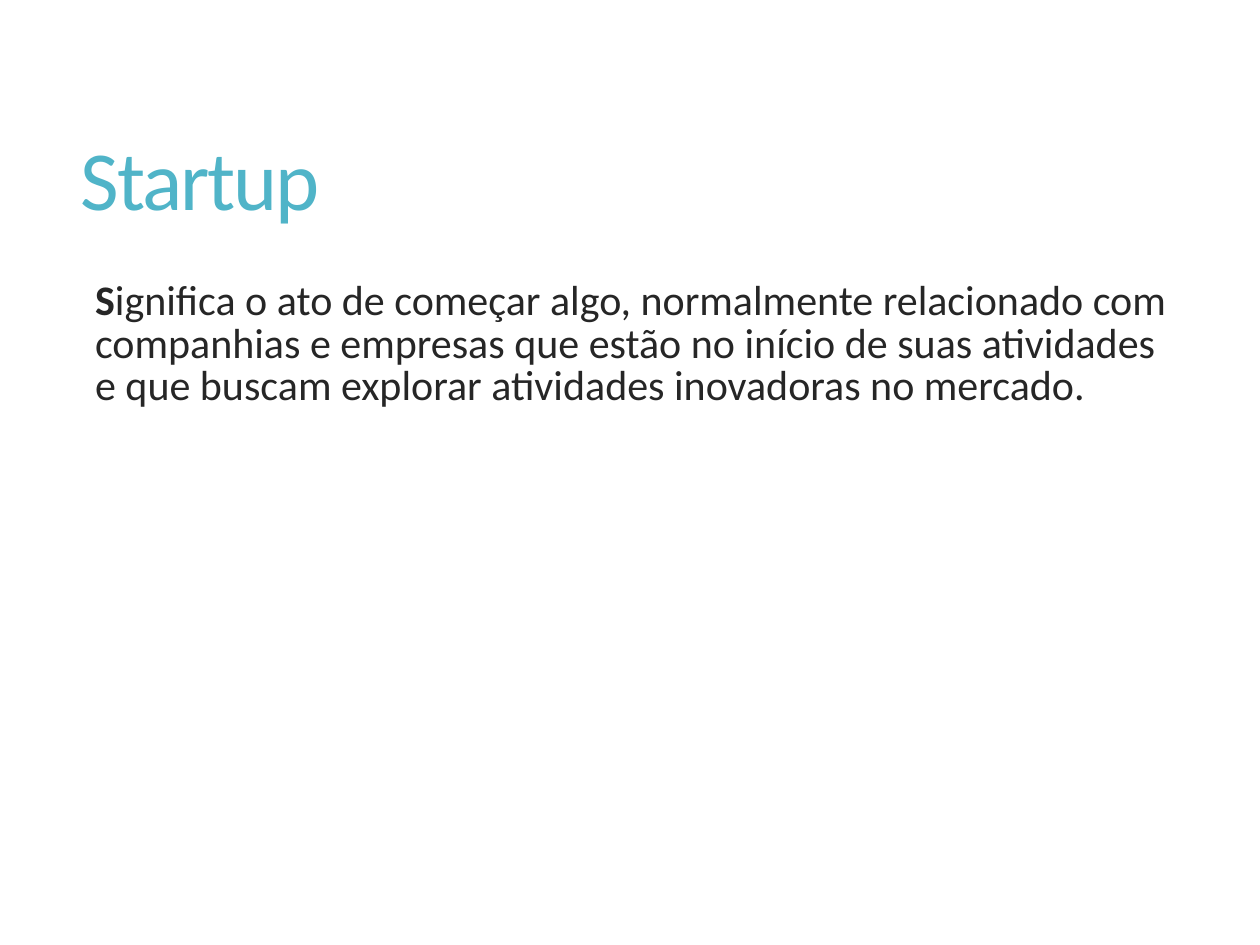
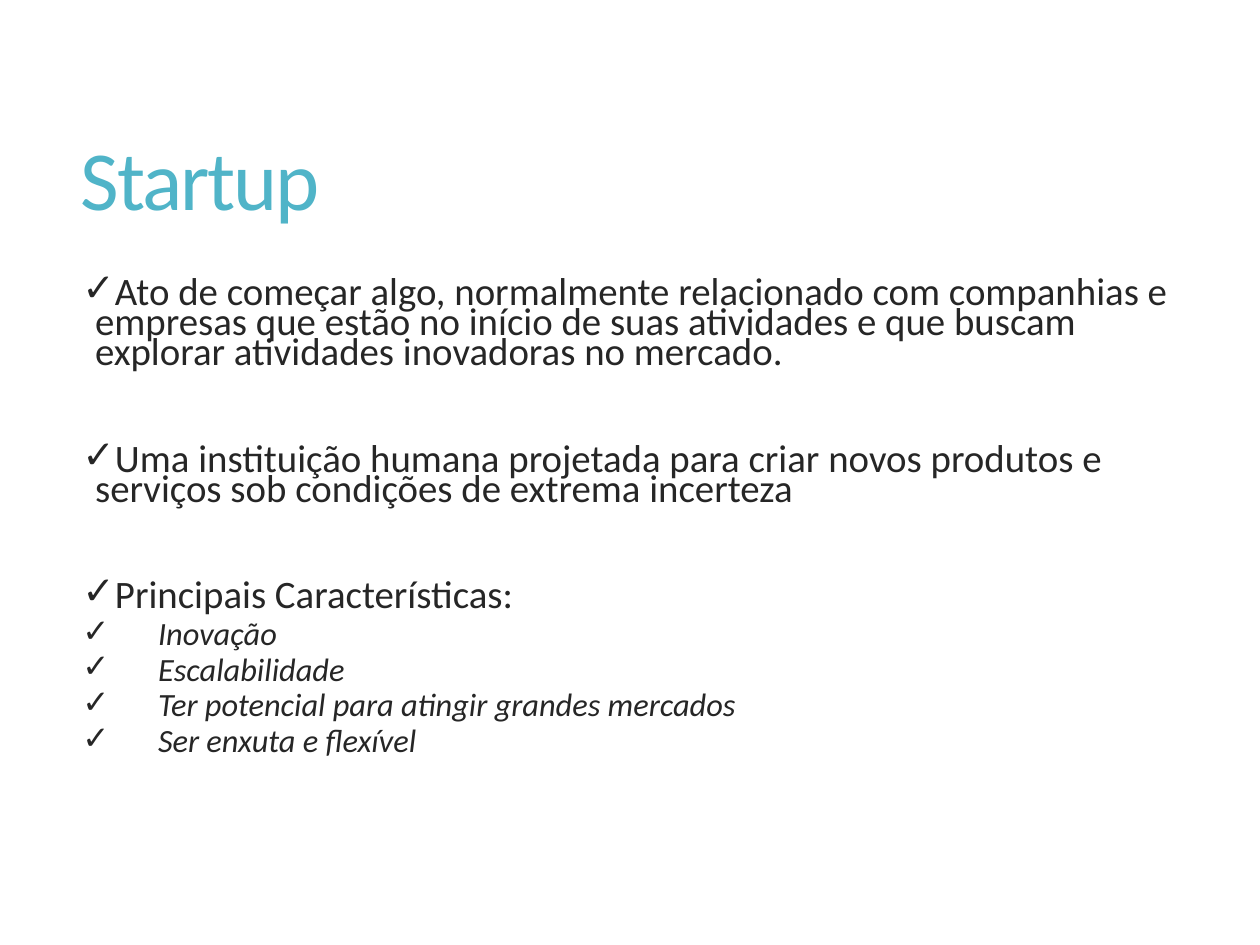
Before and after one commit to Elton-Garbin/TCC-2016, a slide deck: slide 12 of StartIdea/StartIdea.Docs/Apresentacao.pptx (slide 8 before the commit). Drawn at 1260x945 pixels with LibreOffice and Linux fonts; fonts in the diff are those of the drawing. Boxes give left, top, right and bottom in pixels: in the first picture for what was removed or moved away, otherwise in the second. Text is boxed around its words. In the diff, an @@ line names an element or a change of style, - is before the commit and + after.

```diff
--- a/StartIdea/StartIdea.Docs/Apresentacao.pptx
+++ b/StartIdea/StartIdea.Docs/Apresentacao.pptx
@@ text at <box>95,278,1167,756</box>: text changed; size 24 to 22.2 pt @@
-  Significa o ato de começar algo, normalmente relacionado com companhias e empresas que estão no início de suas atividades e que buscam explorar atividades inovadoras no mercado.
+✓ Ato de começar algo, normalmente relacionado com companhias e empresas que estão no início de suas atividades e que buscam explorar atividades inovadoras no mercado.
+✓ Uma instituição humana projetada para criar novos produtos e serviços sob condições de extrema incerteza
+✓ Principais Características:
+    ✓ Inovação
+    ✓ Escalabilidade
+    ✓ Ter potencial para atingir grandes mercados
+    ✓ Ser enxuta e flexível
```
Also in this commit, not shown: 5 other slides changed, 8 slides added, 6 slides removed.
